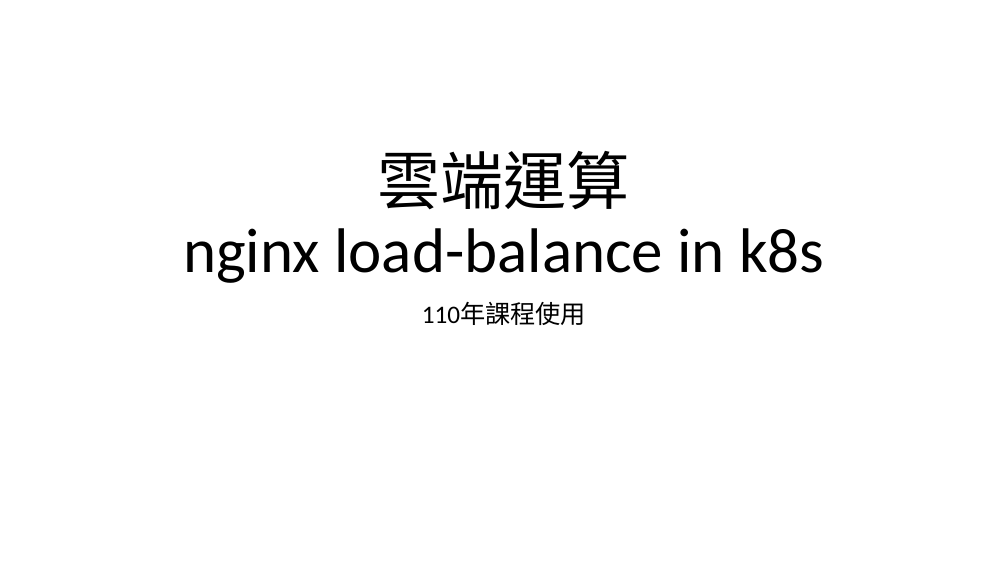
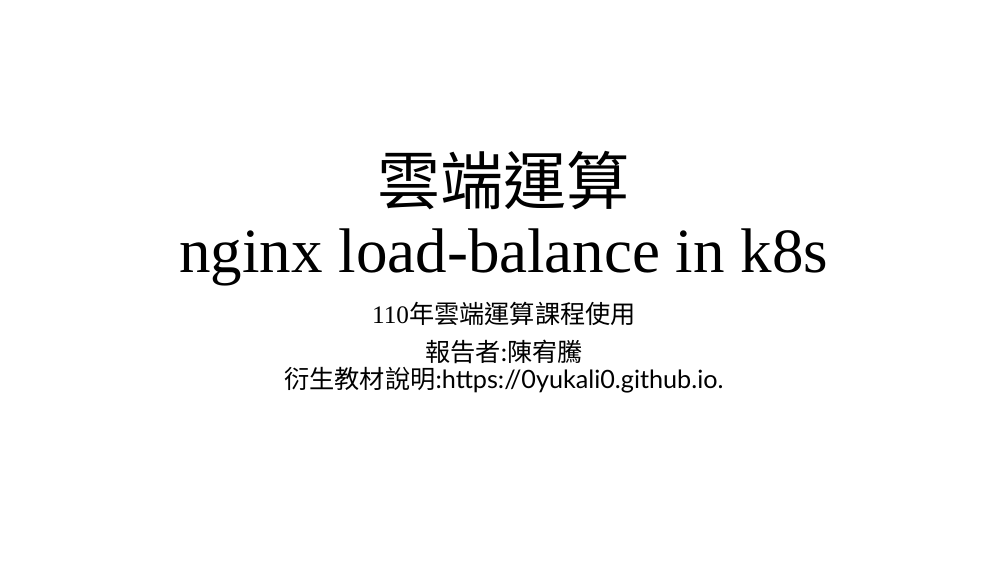
Before and after one commit to 0yukali0/k8sInkind, a slide deck: slide 1 of 110雲端運算研一k8s體驗.pptx. Drawn at 1008x567 pixels with LibreOffice and Linux fonts; fonts in the diff are those of the drawing. Boxes give left, top, right and bottom in pixels: in the first picture for what was removed or moved away, otherwise in the second. Text is boxed around its words. In the diff, an @@ line names an element or a change of style, - is before the commit and + after.

```diff
--- a/110雲端運算研一k8s體驗.pptx
+++ b/110雲端運算研一k8s體驗.pptx
@@ title "雲端運算 nginx load-balance in k8s" at [179,151,829,285]: font Calibri to Lato in "雲端運算"; font Calibri to Times New Roman in "nginx load-balance in k8s" @@
@@ subtitle at [284,303,723,393]: text changed; font Calibri to Lato @@
-110年課程使用
+110年雲端運算課程使用
+報告者:陳宥騰
+衍生教材說明:https://0yukali0.github.io.
```
Also in this commit, not shown: 4 other slides changed, 16 slides added, 6 slides removed, 11 other files.
